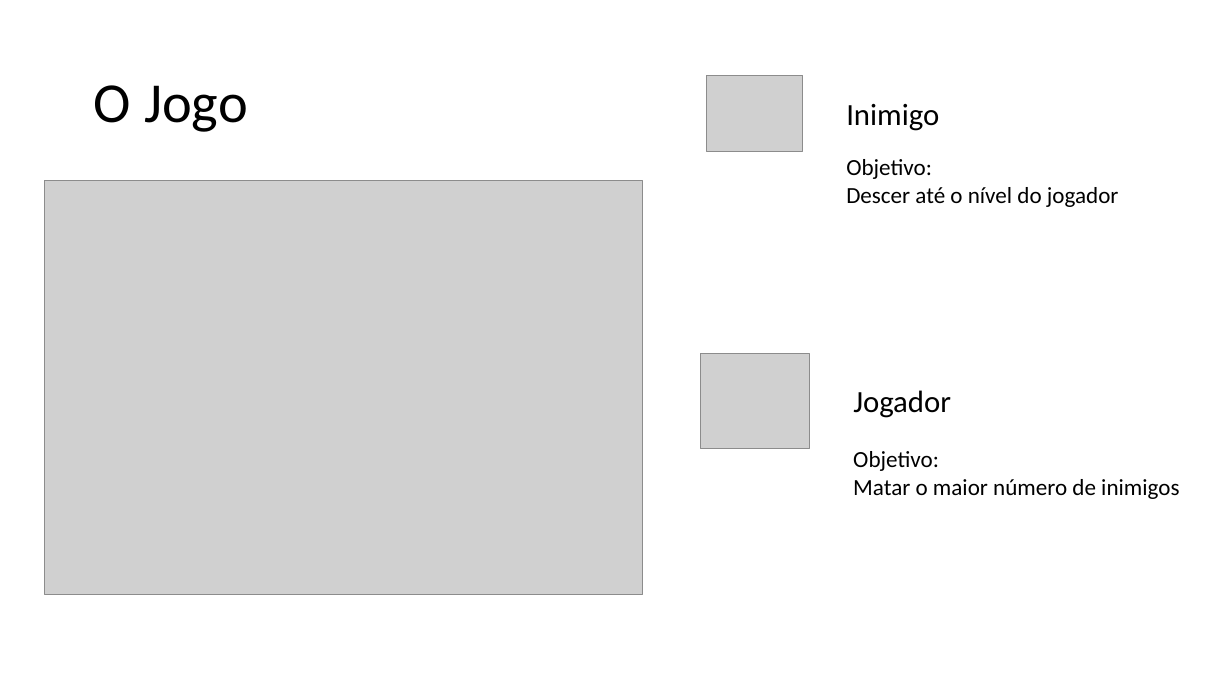
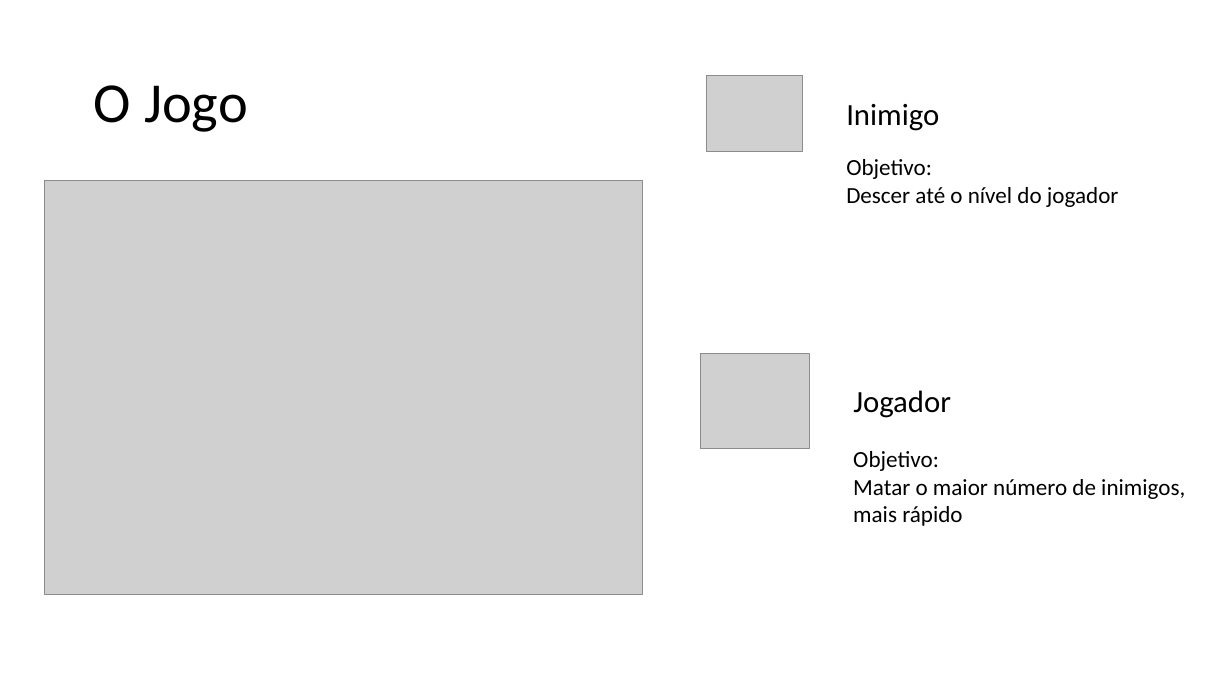
Before and after one commit to GustavoMaltaGuimaraesBrasil/TC2_IAGenetica, a slide deck: slide 3 of IA Genetica.pptx (slide 5 before the commit). Drawn at 1232x693 pixels with LibreOffice and Linux fonts; fonts in the diff are those of the drawing; grey boxes stand for pictures. Boxes give left, top, right and bottom in pixels: in the first picture for what was removed or moved away, otherwise in the second. Text is boxed around its words. In the diff, an @@ line names an element or a change of style, - is before the commit and + after.

```diff
--- a/IA Genetica.pptx
+++ b/IA Genetica.pptx
@@ text at [853,479,1185,526]: text changed @@
-Matar o maior número de inimigos
+Matar o maior número de inimigos, mais rápido
```
Also in this commit, not shown: 8 other slides changed, 1 slide added, 8 other files.
